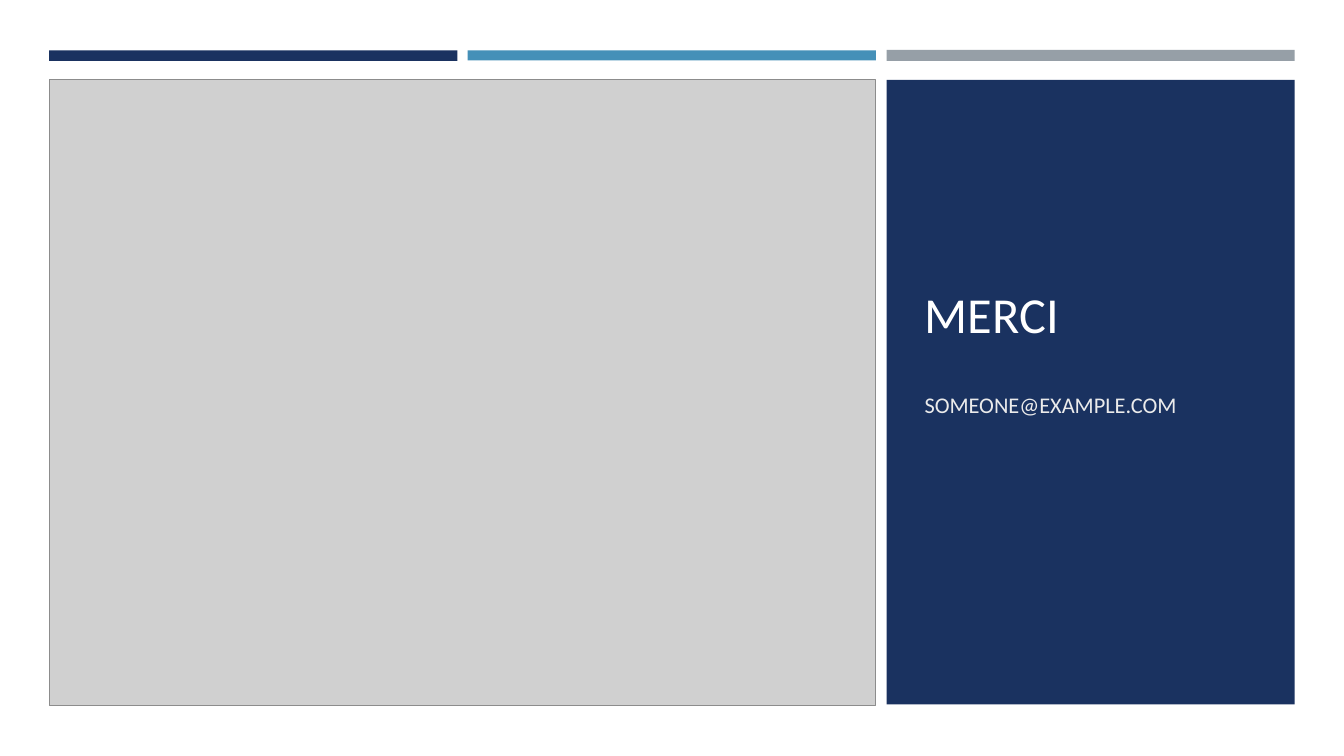
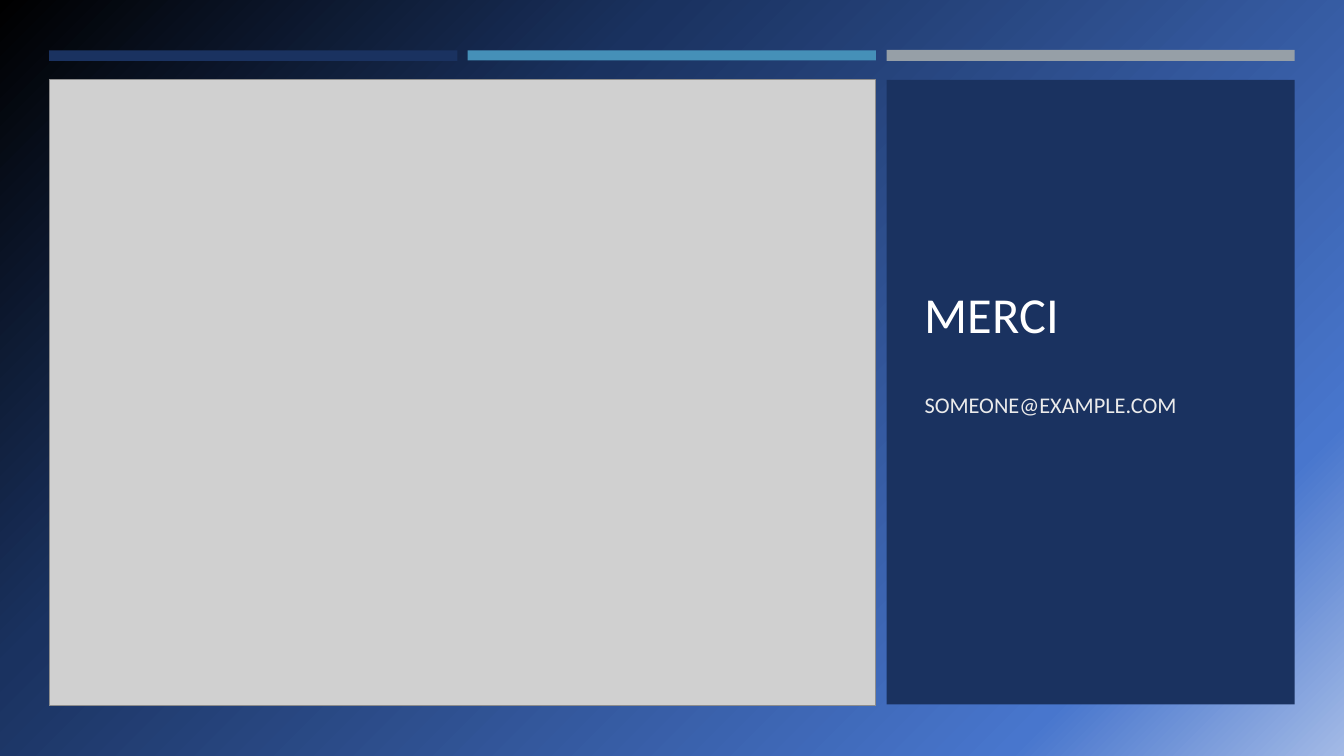
Before and after one commit to Rmoney3663/PROJET-COMMERCE-ELECTRONIQUE-1, a slide deck: slide 24 of PresentationFinalePetitesPuces.pptx (slide 23 before the commit). Drawn at 1344x756 pixels with LibreOffice and Linux fonts; fonts in the diff are those of the drawing; grey boxes stand for pictures. Boxes give left, top, right and bottom in pixels: in the first picture for what was removed or moved away, otherwise in the second. Text is boxed around its words. In the diff, an @@ line names an element or a change of style, - is before the commit and + after.

```diff
--- a/PresentationFinalePetitesPuces.pptx
+++ b/PresentationFinalePetitesPuces.pptx
@@ background #FFFFFF to gradient #000000 to #1A3260 to #4876CD to #A3BAE6 @@
@@ rectangle at [0, 0, 1344, 756]: fill #FFFFFF to gradient #000000 to #1A3260 to #4876CD to #A3BAE6 @@
@@ rectangle added at [49, 340, 1292, 704], fill #1A3260 @@
```
Also in this commit, not shown: 6 other slides changed, 1 slide added.
